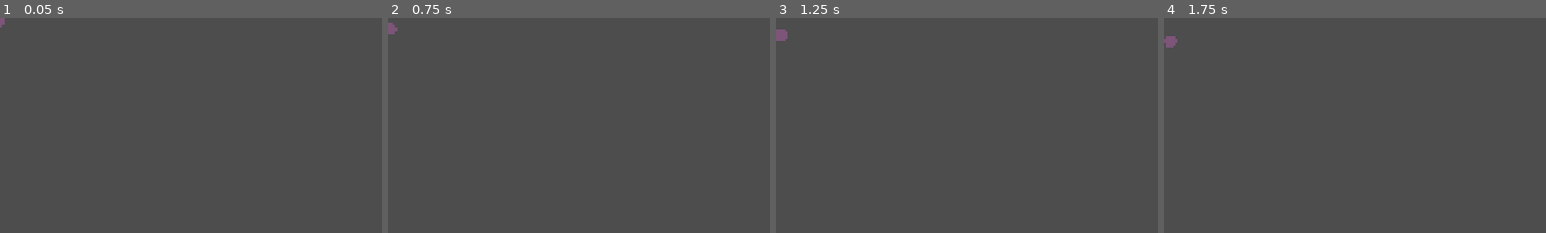
Above: before the commit, frames 1-4 (left to right).
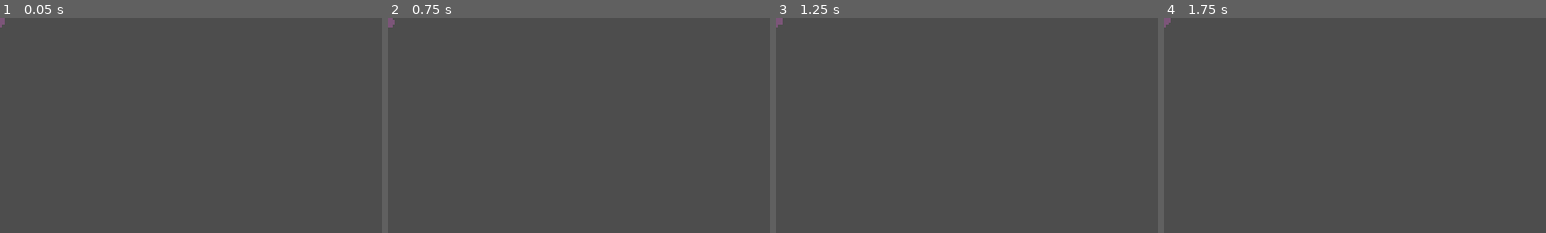
Above: after the commit, the same moments.

Repository: Bbran4/SpaceDelivery
Game: Godot game, scene res://scenes/mission_asteroid.tscn
The game is run twice, just before and just after one commit, with the same random seed, the same clock (stepped at 60 frames per second) and the same inputs. This scene is started directly instead of the project's main scene.
Inputs (mouse positions are % of the whole screen's width and height, from its top left):
- Up to frame 1 (0.05 s): no input
- Up to frame 2 (0.75 s): tap Enter at 0.5 s; move the mouse to (72, 45) at 0.52 s; hold D (right) from 0.53 s (still down); hold Tab from 0.53 s (still down); click (72, 45) at 0.67 s
- Up to frame 3 (1.25 s): keep holding D (right); keep holding Tab
- Up to frame 4 (1.75 s): release D (right) at 1.25 s; release Tab at 1.25 s; tap Space at 1.25 s; drag from (30, 55) to (45, 70) at 1.27 s
The pictures show only the part of the screen within x 0-50%, y 0-50%; the shares and areas given below are measured in that part.

Frame 1 is identical in both runs. In frame 2, 0.1% of the frame differs, in the area x 0-3%, y 0-8%; in frame 3, 0.2%, in the area x 0-3%, y 0-11%; in frame 4, 0.2%.

Commit message:
Keep moving asteroids circulating around the orbital debris ring

Diff:
--- a/scripts/missions/mission_asteroid.gd
+++ b/scripts/missions/mission_asteroid.gd
@@ -9,6 +9,8 @@
 var spin_rate: float = 0.0
 var contact_damage_cooldown: float = 0.0
 var size_factor: float = 1.0
+var ring_center: Vector2 = Vector2(120.0, 0.0)
+var ring_radius: float = 1680.0
 
 
 func _ready() -> void:
@@ -49,8 +51,13 @@
 		return
 	contact_damage_cooldown = maxf(0.0, contact_damage_cooldown - delta)
 	rotation += spin_rate * delta
-	# A little orbital drift plus a large random velocity spread makes the ring
-	# feel alive rather than moving as one synchronized wall.
+	# Keep the debris in a broad annulus around the planet while allowing
+	# each rock to drift freely and collide instead of behaving like a wall.
+	var radial_offset: Vector2 = global_position - ring_center
+	var radial_distance: float = radial_offset.length()
+	if radial_distance > ring_radius + 170.0 or radial_distance < ring_radius - 170.0:
+		var radial_normal: Vector2 = radial_offset.normalized()
+		velocity = velocity.bounce(radial_normal) * 0.9
 	move_and_slide()
 	for collision_index: int in range(get_slide_collision_count()):
 		var collision := get_slide_collision(collision_index)
